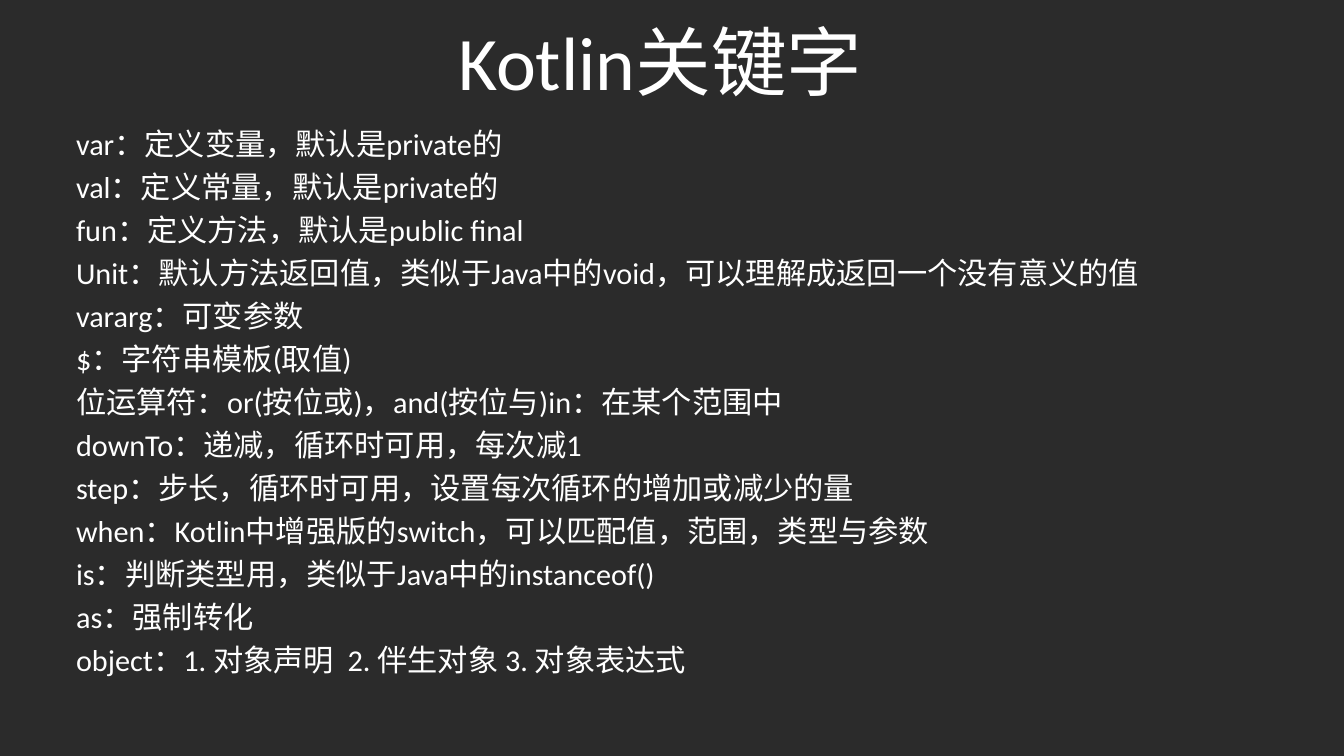
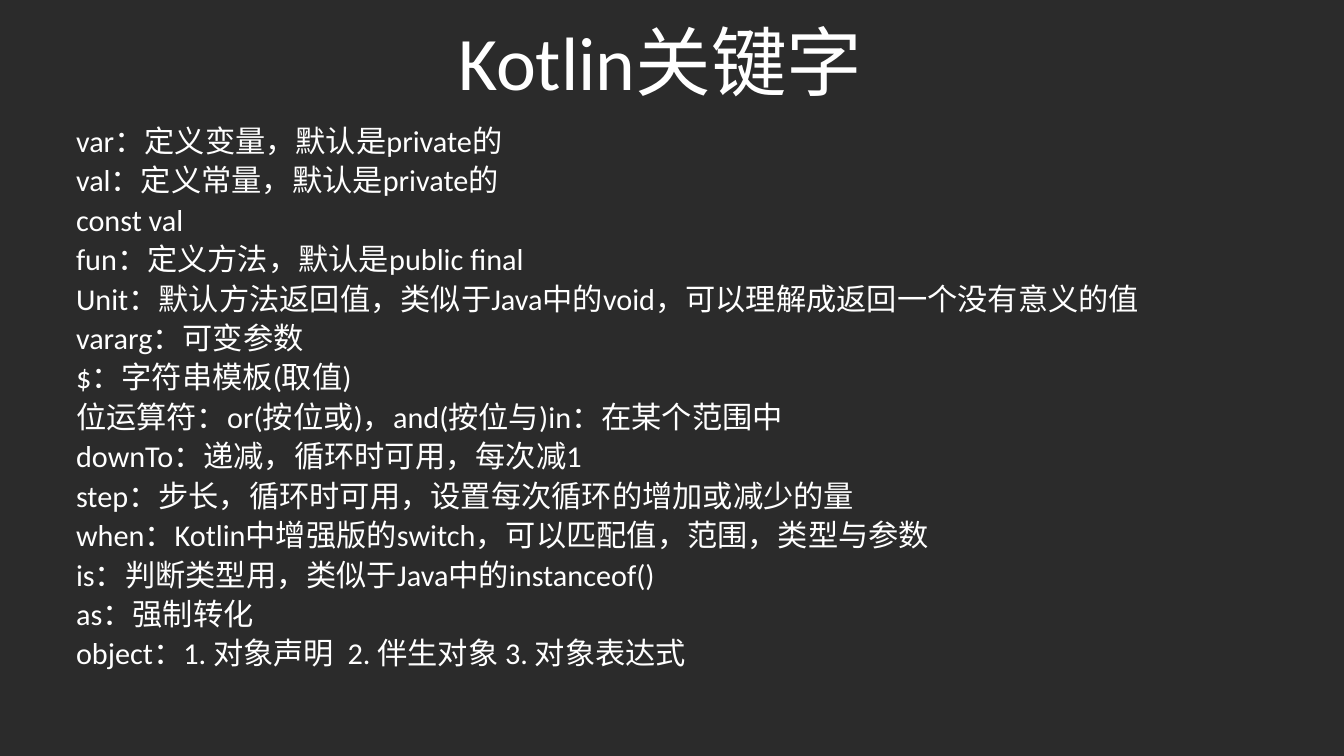
Before and after one commit to gaoleicoding/HelloKotlin, a slide deck: slide 4 of KotlinApp/Kotlin分享.pptx. Drawn at 1344x756 pixels with LibreOffice and Linux fonts; fonts in the diff are those of the drawing; background and template pictures are left out; a plain dark background stands for a picture behind light text. Boxes give left, top, right and bottom in pixels: in the first picture for what was removed or moved away, otherwise in the second. Text is boxed around its words. In the diff, an @@ line names an element or a change of style, - is before the commit and + after.

```diff
--- a/KotlinApp/Kotlin分享.pptx
+++ b/KotlinApp/Kotlin分享.pptx
@@ subtitle at (76, 127, 1139, 669): line spacing 0.8 to 0.7 @@
@@ subtitle at (76, 210, 184, 231): paragraph added @@
+const val
```
Also in this commit, not shown: 2 other slides changed, 5 other files.
